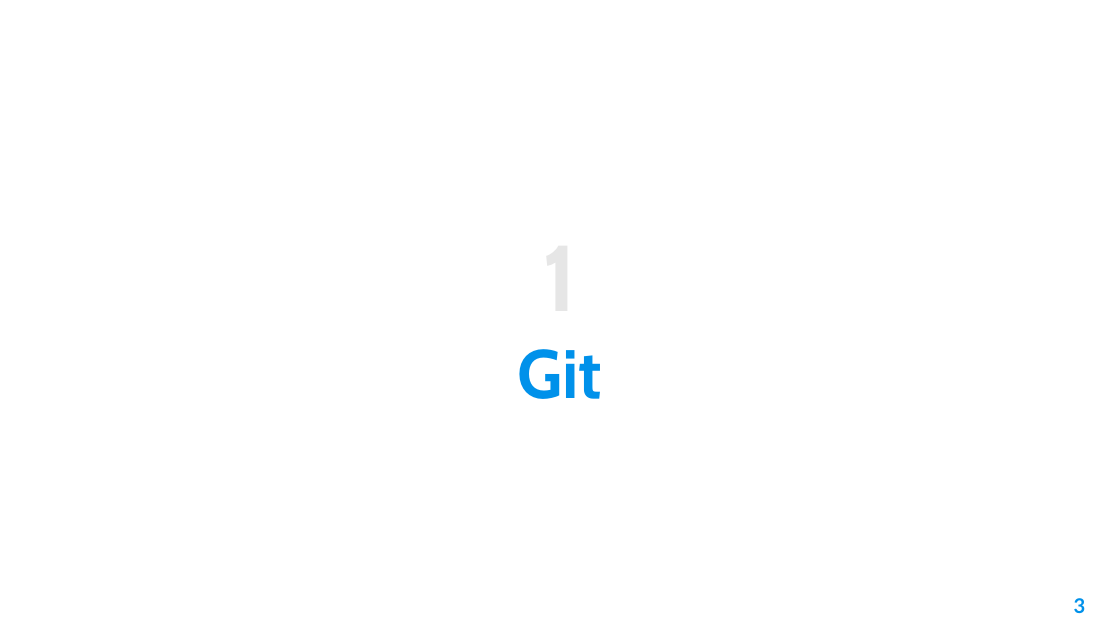
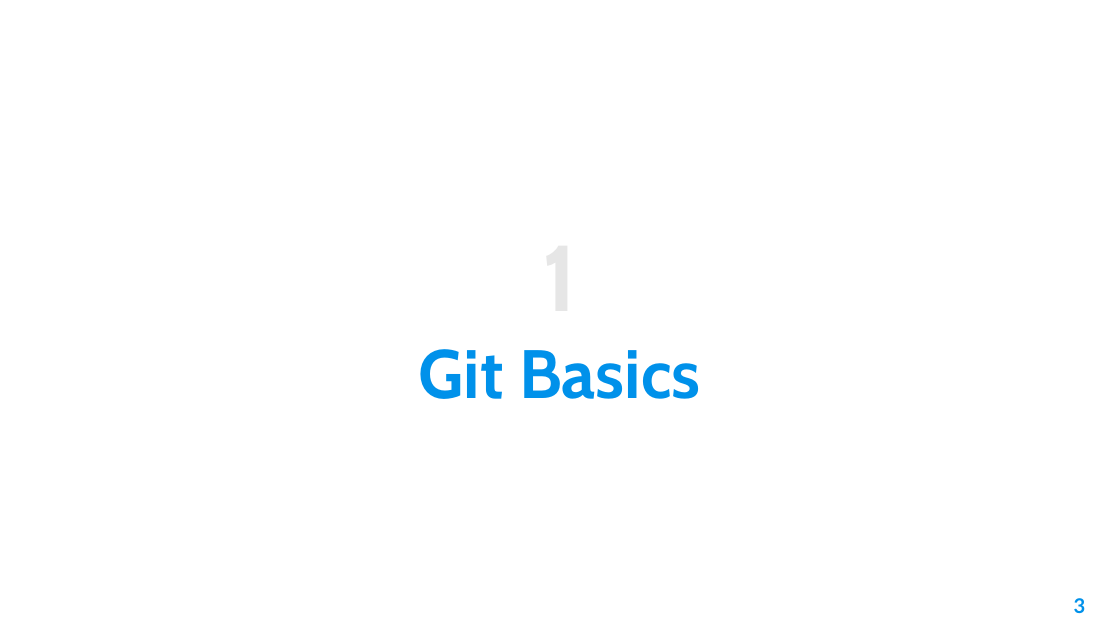
Before and after one commit to AleeRezaa/learn-python, a slide deck: slide 3 of Python.pptx. Drawn at 1120x630 pixels with LibreOffice and Linux fonts; fonts in the diff are those of the drawing; background and template pictures are left out. Boxes give left, top, right and bottom in pixels: in the first picture for what was removed or moved away, otherwise in the second. Text is boxed around its words. In the diff, an @@ line names an element or a change of style, - is before the commit and + after.

```diff
--- a/Python.pptx
+++ b/Python.pptx
@@ title at [419,349,701,399]: text changed @@
-Git
+Git Basics
```
Also in this commit, not shown: 6 other slides changed, 2 slides added, 1 slide removed, 1 other file.
